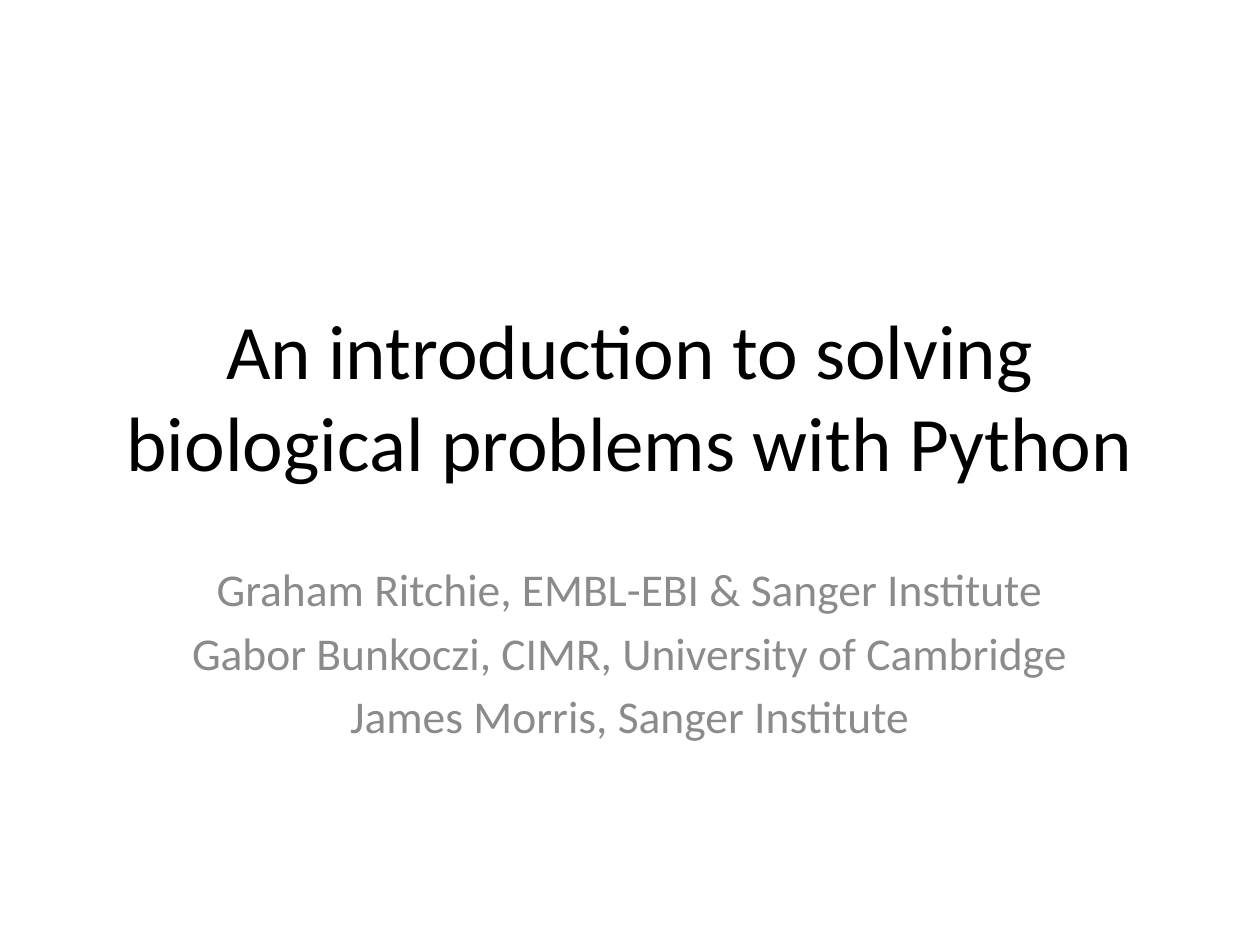
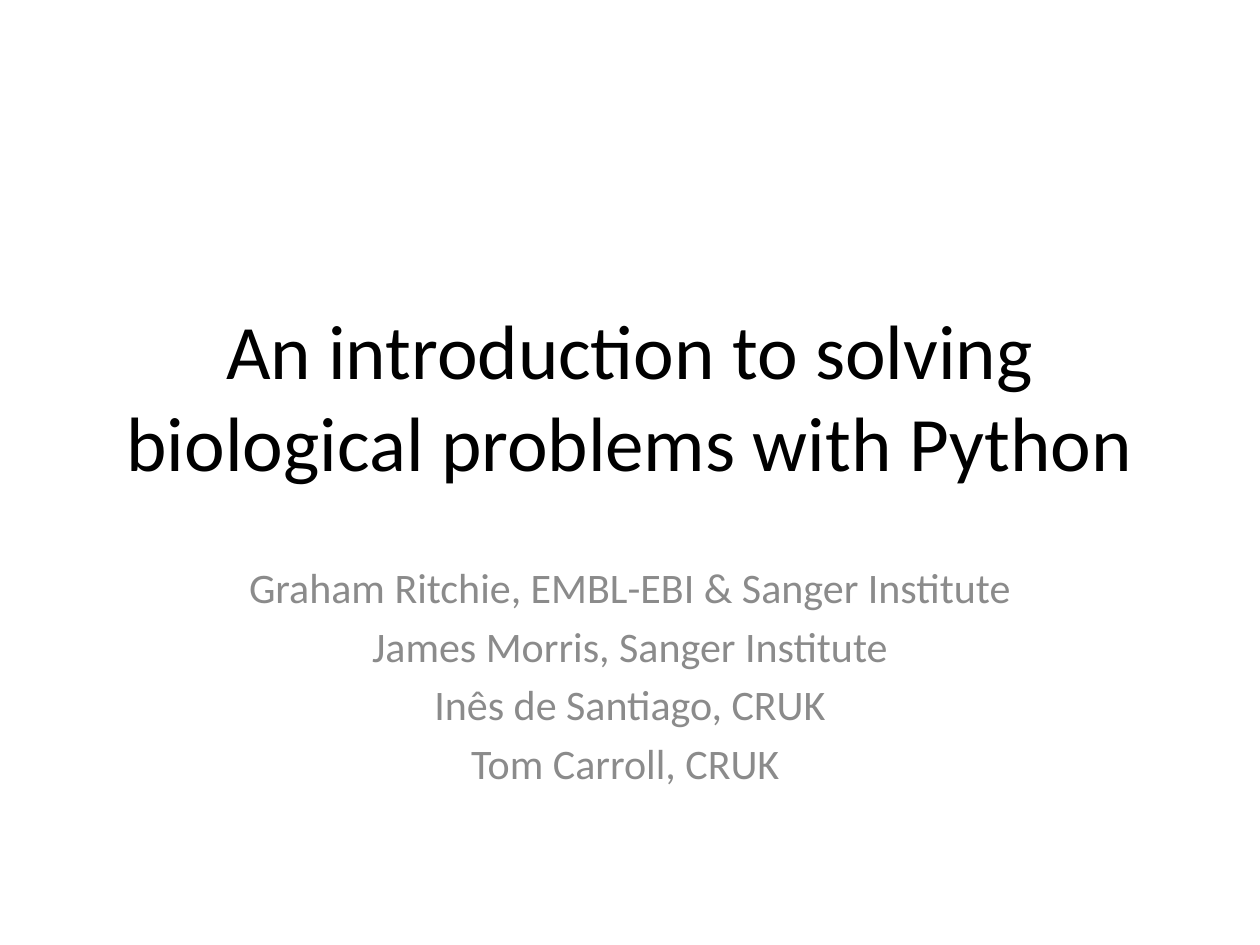
Before and after one commit to pycam/python-basic, a slide deck: slide 1 of course_intro.pptx. Drawn at 1260x945 pixels with LibreOffice and Linux fonts; fonts in the diff are those of the drawing. Boxes give left, top, right and bottom in pixels: in the first picture for what was removed or moved away, otherwise in the second. Text is boxed around its words. In the diff, an @@ line names an element or a change of style, - is before the commit and + after.

```diff
--- a/course_intro.pptx
+++ b/course_intro.pptx
@@ subtitle at (x1=249, y1=574, x2=1011, y2=669): size 26 to 24.1 pt in "Graham Ritchie, EMBL-EBI & Sanger Institute", "James Morris, Sanger Institute" @@
@@ subtitle at (x1=192, y1=638, x2=1066, y2=678): paragraph removed @@
-Gabor Bunkoczi, CIMR, University of Cambridge
@@ subtitle at (x1=434, y1=691, x2=826, y2=784): paragraphs added @@
+Inês de Santiago, CRUK
+Tom Carroll, CRUK
```
Also in this commit, not shown: 8 other files.
